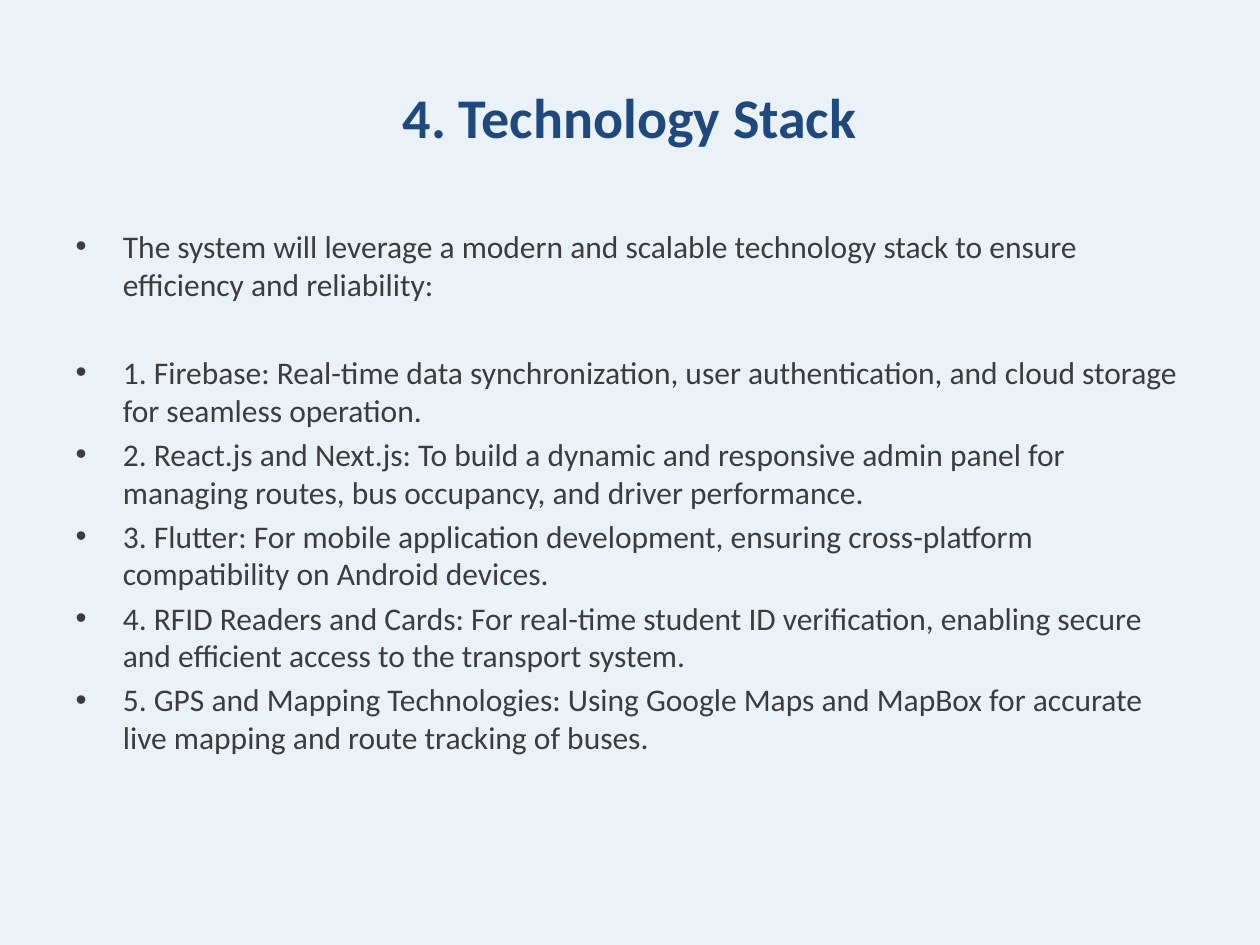
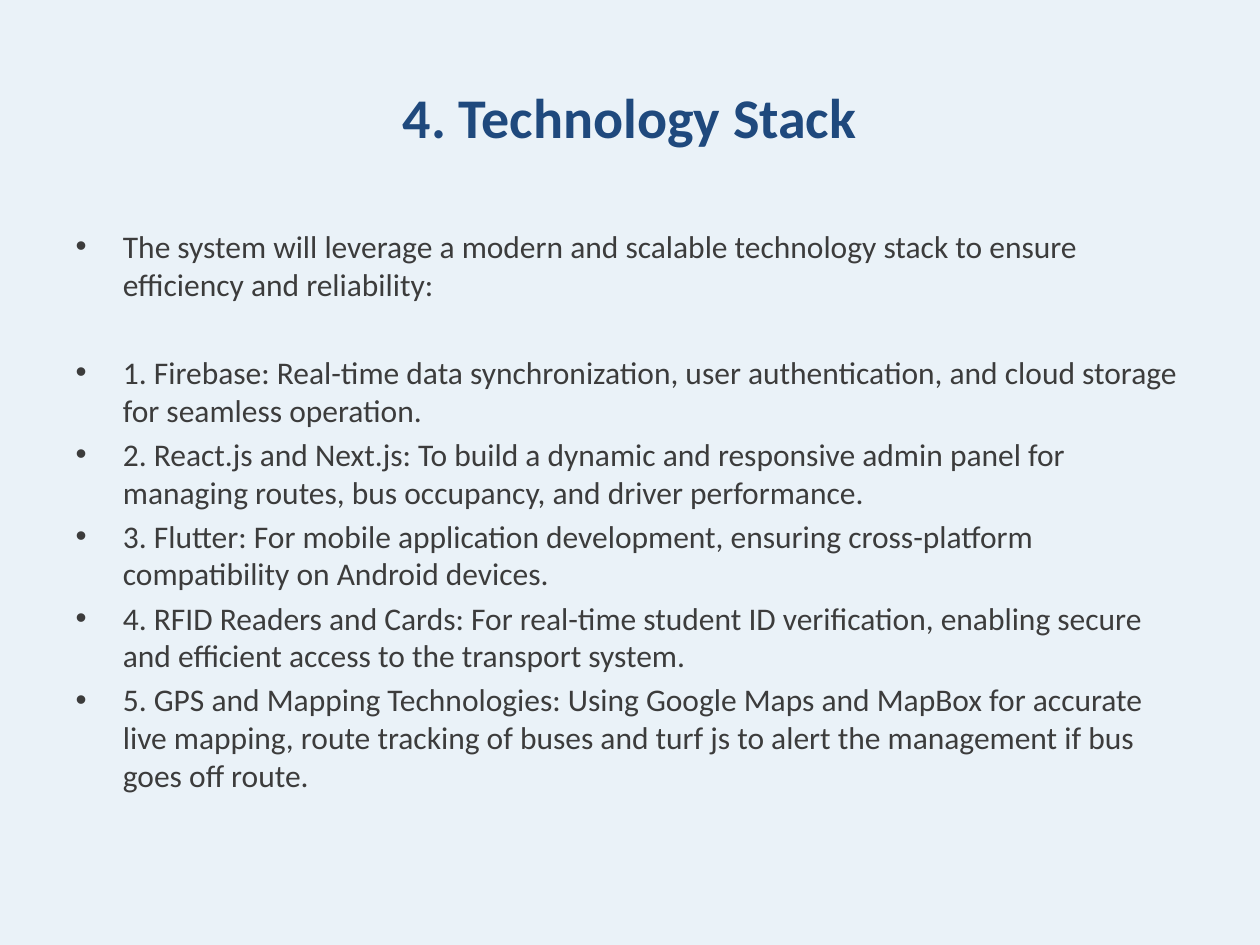
Before and after one commit to Abubakar-doc/FYP-24-SE-A-204, a slide deck: slide 7 of NTU Real-Time Bus ID Verification and Tracking.pptx. Drawn at 1260x945 pixels with LibreOffice and Linux fonts; fonts in the diff are those of the drawing. Boxes give left, top, right and bottom in pixels: in the first picture for what was removed or moved away, otherwise in the second. Text is boxed around its words. In the diff, an @@ line names an element or a change of style, - is before the commit and + after.

```diff
--- a/NTU Real-Time Bus ID Verification and Tracking.pptx
+++ b/NTU Real-Time Bus ID Verification and Tracking.pptx
@@ text at (123,689,1142,793): text changed @@
-• 5. GPS and Mapping Technologies: Using Google Maps and MapBox for accurate live mapping and route tracking of buses.
+• 5. GPS and Mapping Technologies: Using Google Maps and MapBox for accurate live mapping, route tracking of buses and turf js to alert the management if bus goes off route.
```
Also in this commit, not shown: 1 slide added.
